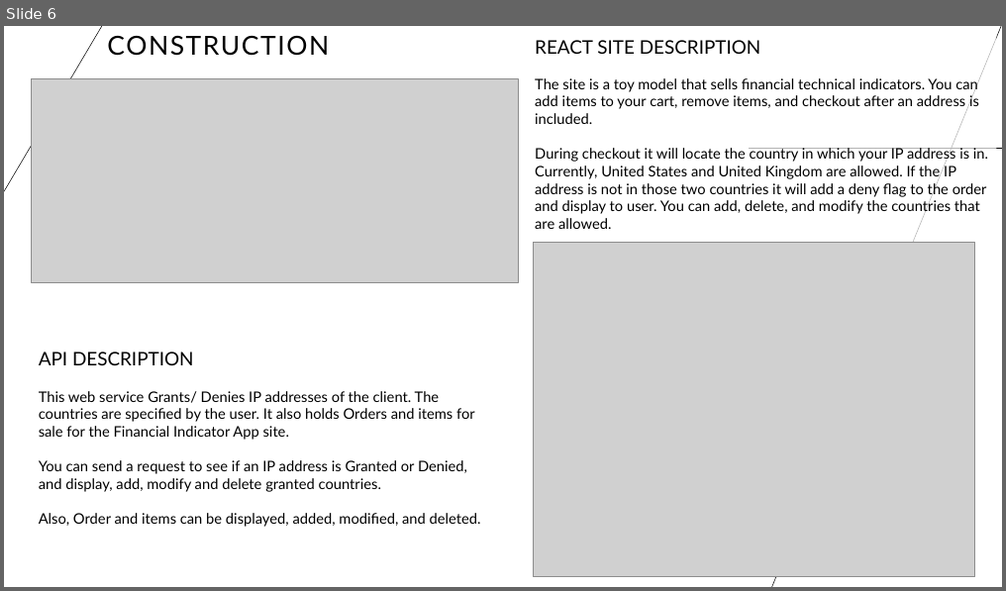
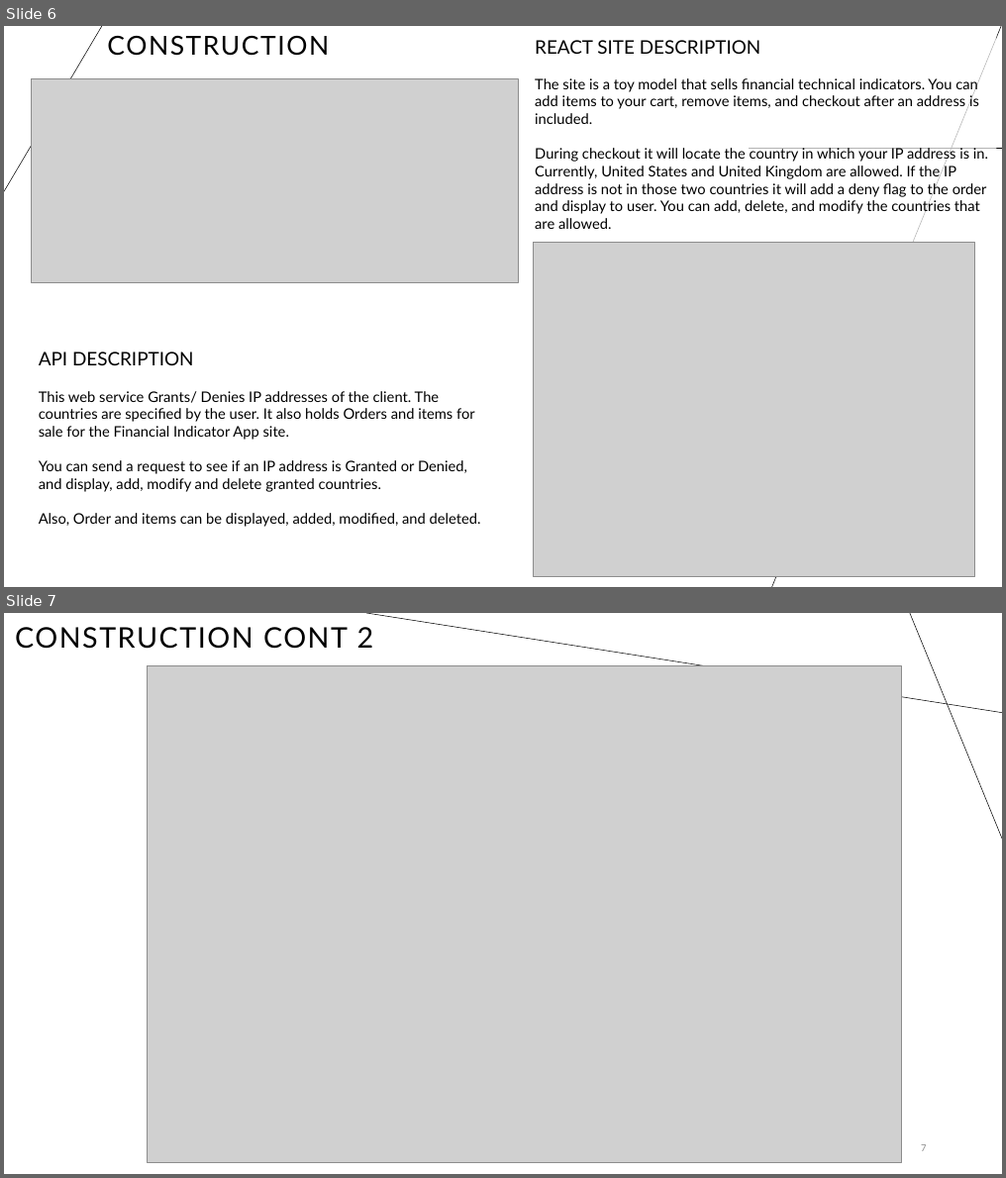
Before and after one commit to supracharger/WebAPI_FinalProject_REACT, a slide deck: Overview.pptx. Shown one above the other, each under a label of ours: slide 6 before the commit, slides 6 and 7 after it. The pictures are 1006x591 and 1006x1178 pixels, drawn with LibreOffice and Linux fonts; fonts in the diff are those of the drawing; grey boxes stand for pictures. Boxes give left, top, right and bottom in pixels: in the first picture for what was removed or moved away, otherwise in the second. Text is boxed around its words. In the diff, an @@ line names an element or a change of style, - is before the commit and + after.

```diff
--- a/Overview.pptx
+++ b/Overview.pptx
@@ slide 7 added at (4,613,1002,1174), background #FFFFFF @@
@@ text added at (15,627,374,649), 27.3 pt, text #000000 @@
+CONSTRUCTION CONT 2
@@ line added from (1002, 713) to (366, 613), #000000 0.5 pt @@
@@ line added from (910, 613) to (1002, 839), #000000 0.5 pt @@
@@ picture added at (148,666,902,1163) @@
@@ page number added at (921,1145,926,1152), 9 pt, text #8C8C8C @@
+7
```
Also in this commit, not shown: 5 other slides added, 13 slides removed, 4 other files.
